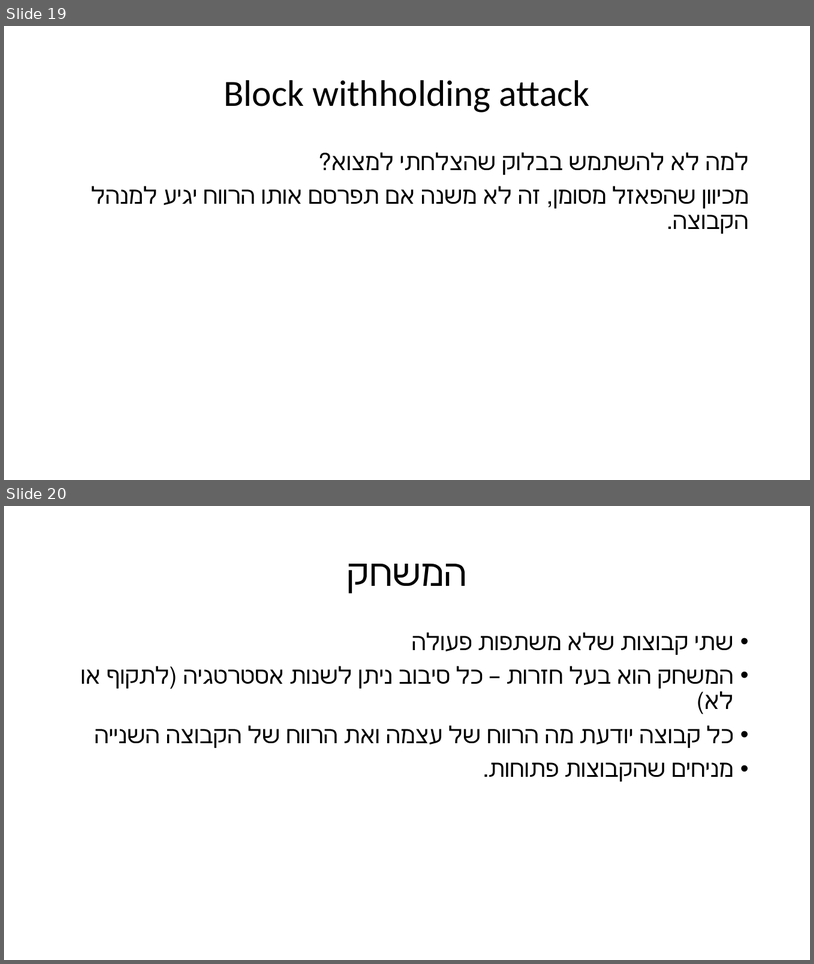
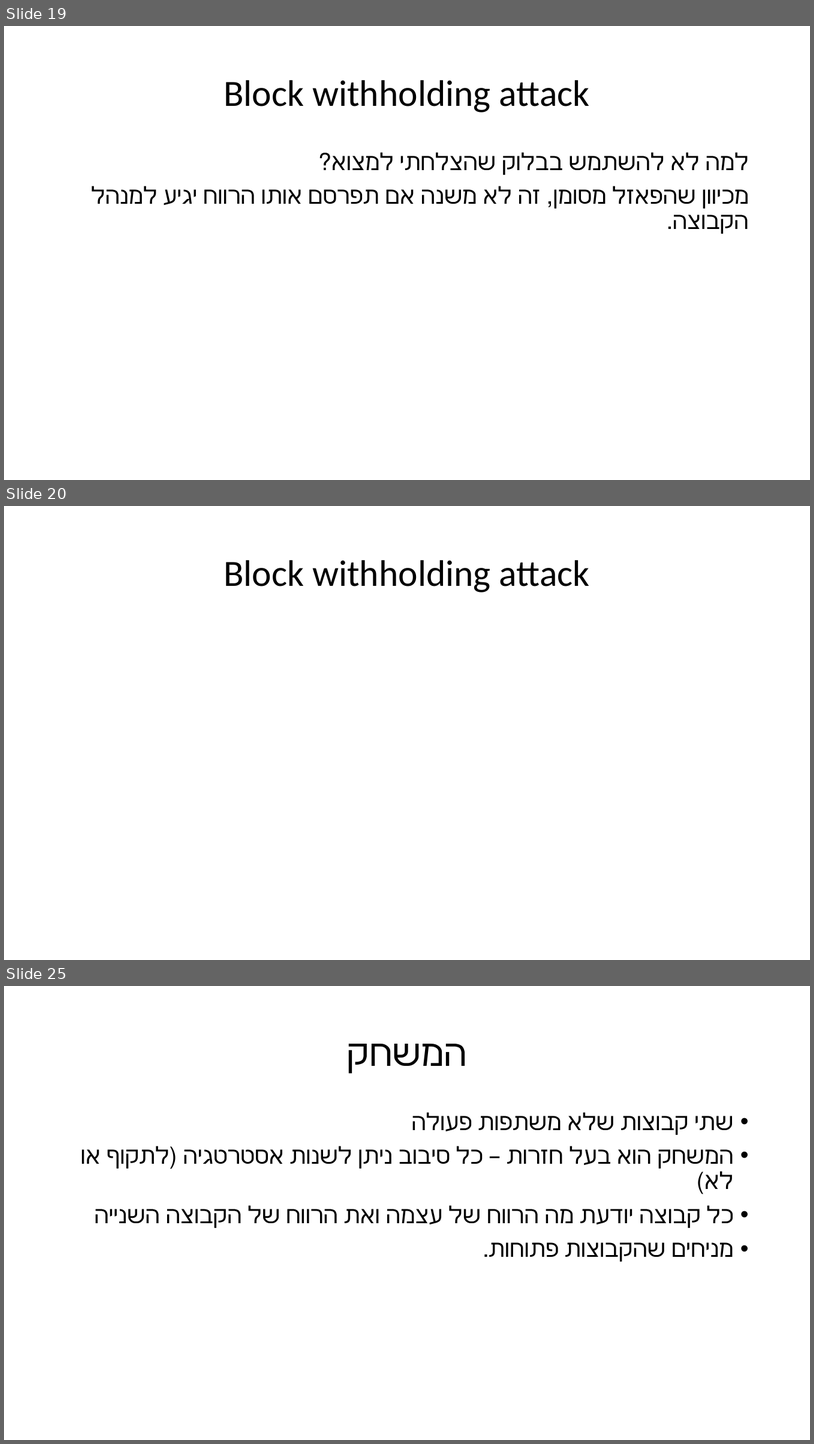
Before and after one commit to eliyahulevi/BitcoinPresentation, a slide deck: The miner’s dilemma.pptx. Shown one above the other, each under a label of ours: slides 19 and 20 before the commit, slides 19, 20 and 25 after it; the slides between them are not shown. The pictures are 814x964 and 814x1444 pixels, drawn with LibreOffice and Linux fonts; fonts in the diff are those of the drawing; grey boxes stand for pictures. Boxes give left, top, right and bottom in pixels: in the first picture for what was removed or moved away, otherwise in the second. Text is boxed around its words. In the diff, an @@ line names an element or a change of style, - is before the commit and + after.

```diff
--- a/The miner’s dilemma.pptx
+++ b/The miner’s dilemma.pptx
@@ slide 20 added at (4,506,810,960), background #FFFFFF @@
@@ title added at (224,560,590,592), 44 pt, text #000000 @@
+Block withholding attack
@@ what was slide 20 is now slide 25 @@
```
Also in this commit, not shown: 1 slide changed, 9 other slides added.
